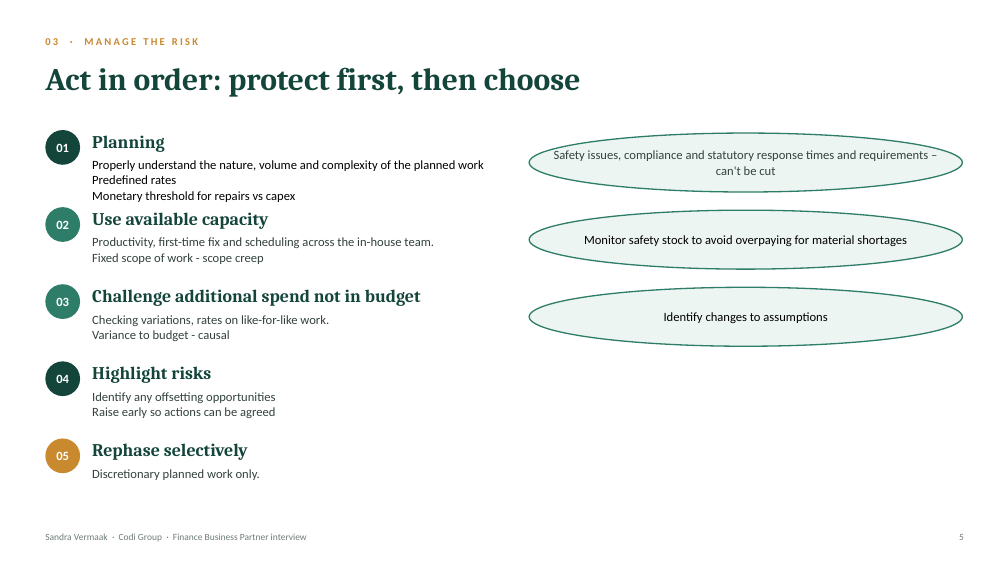
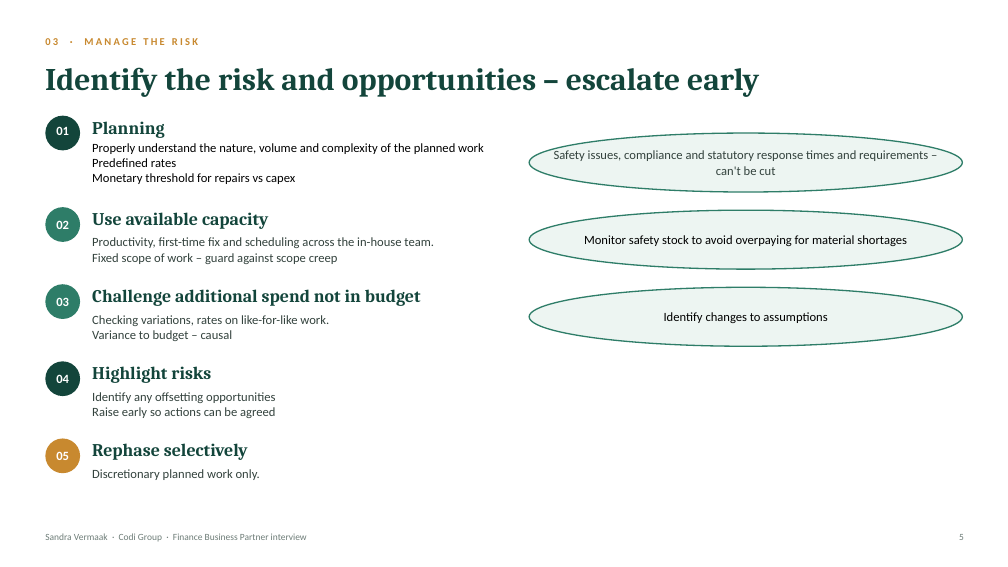
Before and after one commit to JustusVermaakSkystrm/rugby-rwc-2027, a slide deck: slide 5 of briefings/Codi_Presentation_Sandra_Vermaak_clean.pptx. Drawn at 1008x567 pixels with LibreOffice and Linux fonts; fonts in the diff are those of the drawing. Boxes give left, top, right and bottom in pixels: in the first picture for what was removed or moved away, otherwise in the second. Text is boxed around its words. In the diff, an @@ line names an element or a change of style, - is before the commit and + after.

```diff
--- a/briefings/Codi_Presentation_Sandra_Vermaak_clean.pptx
+++ b/briefings/Codi_Presentation_Sandra_Vermaak_clean.pptx
@@ text at <box>45,67,759,97</box>: text changed @@
-Act in order: protect first, then choose
+Identify the risk and opportunities – escalate early
@@ 3 texts, 1 ellipse: place and size @@
-3 texts, 1 ellipse at <box>45,130,484,202</box>
+3 texts, 1 ellipse at <box>45,116,484,184</box>
@@ text at <box>92,253,338,264</box>: text changed @@
-Fixed scope of work - scope creep
+Fixed scope of work – guard against scope creep
@@ text at <box>92,330,233,341</box>: text changed @@
-Variance to budget - causal
+Variance to budget – causal
```
Also in this commit, not shown: 4 other slides changed, 1 other file.
